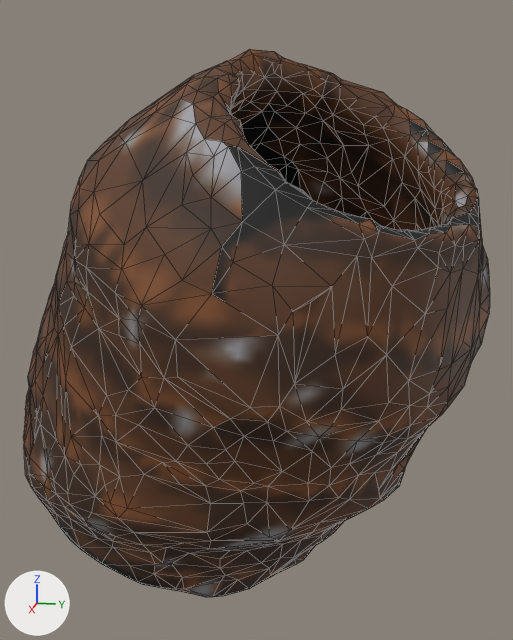
The glTF model www/proto3d/models/beth/equipment/fitted/wren/wren_leather_uncommon_glove_R.glb: old version first, new version second.
Both versions are drawn from a 50 mm camera at (0.159, -0.068, 0.919) aimed at (-0.28, -0.156, 0.809). The lights are fixed; the arrows at lower left show +X, +Y and +Z. The picture after the commit comes second. Mesh edges are drawn as thin lines. Vertices at exactly the same position are counted once.

In view in the first picture: 'wren_leather_uncommon_glove_R'.
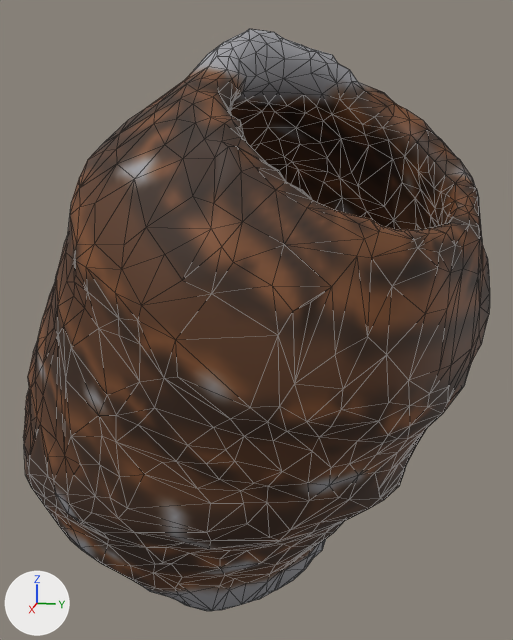
Patch to the scene script:
```diff
--- a/www/proto3d/models/beth/equipment/fitted/wren/wren_leather_uncommon_glove_R.glb.py
+++ b/www/proto3d/models/beth/equipment/fitted/wren/wren_leather_uncommon_glove_R.glb.py
@@ me_wren_leather_uncommon_glove_r_hi_001 @@
 # used by ob_wren_leather_uncommon_glove_r; location = (0.0, 0.0, 0.0)
-me_wren_leather_uncommon_glove_r_hi_001.from_pydata(...)  # 1770 vertices, 3540 faces; spans x -0.425..-0.128, y -0.316..-0.018, z 0.642..0.969
+me_wren_leather_uncommon_glove_r_hi_001.from_pydata(...)  # 1770 vertices, 3540 faces; spans x -0.425..-0.128, y -0.316..-0.018, z 0.632..0.979
+# me_wren_leather_uncommon_glove_r_hi_001 part 1: 68 vertices moved from x -0.405..-0.141, y -0.251..-0.091, z 0.643..0.964 to x -0.405..-0.141, y -0.253..-0.092, z 0.633..0.97; 260 vertices removed from x -0.422..-0.138, y -0.312..-0.03, z 0.642..0.969; 261 vertices added at x -0.422..-0.138, y -0.313..-0.03, z 0.632..0.979
+# me_wren_leather_uncommon_glove_r_hi_001 part 2: 2644 kept faces spanning x -0.425..-0.128, y -0.316..-0.018, z 0.637..0.966 get new texture (UV) coordinates
+# other edits to the shape of me_wren_leather_uncommon_glove_r_hi_001 do not show in these pictures
 me_wren_leather_uncommon_glove_r_hi_001.materials.append(mat_wren_leather_uncommon_glove_r_mat)
```

Pixel boxes (x1, y1, x2, y2) of what changed, in the pictures (513 x 640 px; the box of a moved part takes in the faces that stretch with it):
'wren_leather_uncommon_glove_R', reshaped (6% taller)
    before: (23, 49, 490, 597)
    after: (23, 29, 490, 611)
part 1 of me_wren_leather_uncommon_glove_r_hi_001, moved or reshaped
    before: (26, 49, 478, 597)
    after: (26, 29, 478, 611)
part 2 of me_wren_leather_uncommon_glove_r_hi_001, surface changed
    before: (23, 62, 490, 587)
    after: (23, 79, 490, 604)
